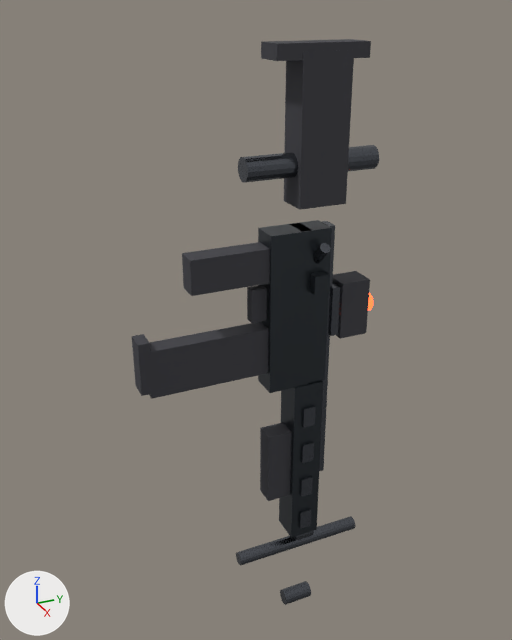
The OBJ model models/weapons/rifle.obj, before and after one commit.
Rendered twice from a 50 mm camera at (0.768, -0.376, 0.396) aimed at (-0.027, -0.019, -0.001). The lights are fixed; the arrows at lower left show +X, +Y and +Z. The picture after the commit comes second. Where no turn or scale is listed for an object, it has been applied to the vertices.

Objects in the first picture: 'Rifle_M4A1'.
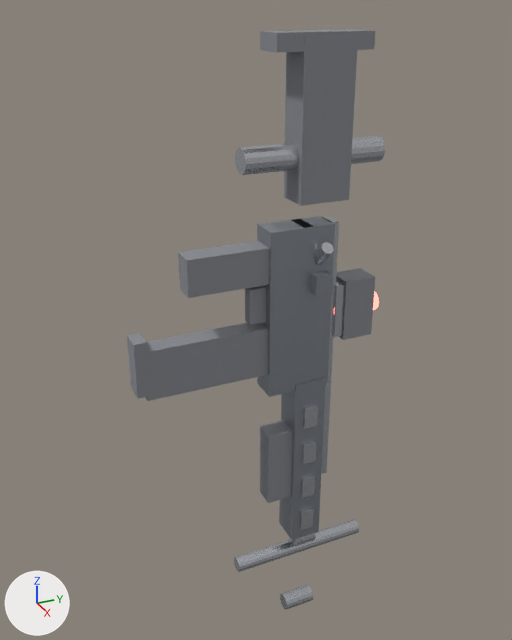
The change, as a list of edits to the scene's bpy script:
```text
Change mat_mat_rifleanodized:
    mat_mat_rifleanodized.base_color: (0.06, 0.07, 0.08) -> (0.35, 0.38, 0.42)  # dark grey #454b50 -> grey #a0a6ad
Change mat_mat_riflesteel:
    mat_mat_riflesteel.base_color: (0.12, 0.13, 0.15) -> (0.58, 0.6, 0.64)  # dark grey #61656c -> light grey #c8cbd1
Change mat_mat_riflepolymer:
    mat_mat_riflepolymer.base_color: (0.05, 0.05, 0.06) -> (0.26, 0.27, 0.3)  # dark grey #3f3f45 -> grey #8b8e95
Change me_rifle_m4a1:
    remove me_rifle_m4a1.from_pydata(...)  # 376 vertices, 246 faces; spans x -0.025..0.04, y -0.192..0.14, z -0.502..0.349
    add me_rifle_m4a1.from_pydata(...)  # 376 vertices, 246 faces; spans x -0.026..0.043, y -0.198..0.149, z -0.513..0.36
    me_rifle_m4a1 part 1: the loose piece of 8 vertices spanning x -0.019..0.019, y -0.019..0.039, z -0.09..0.13 is scaled about its middle by (1.05, 1.03, 1.05)
    me_rifle_m4a1 part 2: the loose piece of 8 vertices spanning x -0.018..0.018, y 0.024..0.066, z -0.09..0.13 is scaled about its middle by (1.06, 1.05, 1.05), then moved by (0.0, 0.003, 0.0)
    me_rifle_m4a1 part 3: the loose piece of 8 vertices spanning x 0.016..0.032, y 0.037..0.059, z 0.047..0.072 is moved by (0.002, 0.002, 0.0)
    me_rifle_m4a1 part 4: the loose piece of 32 vertices spanning x 0.008..0.04, y 0.041..0.055, z 0.084..0.116 is scaled about its middle by (1.07, 1.14, 1.07), then moved by (0.002, 0.002, 0.0)
    me_rifle_m4a1 part 5: the loose piece of 8 vertices spanning x -0.011..0.011, y 0.065..0.075, z -0.25..0.13 is scaled about its middle by (1.09, 1.2, 1.03), then moved by (0.0, 0.004, 0.0)
    me_rifle_m4a1 part 6: the loose piece of 8 vertices spanning x -0.015..0.015, y 0.074..0.086, z -0.025..0.045 is scaled about its middle by (1.07, 1.17, 1.07), then moved by (0.0, 0.006, 0.0)
    me_rifle_m4a1 part 7: the loose piece of 8 vertices spanning x -0.018..0.018, y 0.087..0.129, z -0.03..0.05 is scaled about its middle by (1.06, 1.07, 1.06), then moved by (0.0, 0.006, 0.0)
    me_rifle_m4a1 part 8: the loose piece of 32 vertices spanning x -0.013..0.013, y 0.075..0.14, z -0.003..0.023 is scaled about its middle by 1.08, then moved by (0.0, 0.006, 0.0)
    me_rifle_m4a1 part 9: the loose piece of 8 vertices spanning x -0.021..0.021, y 0.018..0.062, z -0.35..-0.09 is scaled about its middle by (1.05, 1.05, 1.04), then moved by (0.0, 0.002, 0.0)
    me_rifle_m4a1 part 10: the loose piece of 32 vertices spanning x -0.01..0.01, y -0.06..0.14, z -0.39..-0.37 is scaled about its middle by (1.1, 1.05, 1.1), then moved by (0.0, 0.002, -0.01)
    me_rifle_m4a1 part 11: the loose piece of 32 vertices spanning x -0.014..0.014, y 0.031..0.061, z -0.374..-0.346 is moved by (0.0, 0.002, -0.01)
    me_rifle_m4a1 part 12: the loose piece of 32 vertices spanning x -0.012..0.012, y 0.017..0.062, z -0.502..-0.478 is scaled about its middle by (1.08, 1.07, 1.08), then moved by (0.0, 0.002, -0.01)
    me_rifle_m4a1 part 13: the loose piece of 8 vertices spanning x -0.013..0.013, y -0.18..-0.01, z -0.062..0.003 is scaled about its middle by (1.08, 1.03, 1.05), then moved by (0.0, -0.003, 0.0)
    me_rifle_m4a1 part 14: the loose piece of 8 vertices spanning x -0.014..0.014, y -0.192..-0.177, z -0.055..0.015 is scaled about its middle by (1.07, 1.07, 1.06), then moved by (0.0, -0.005, 0.0)
    me_rifle_m4a1 part 15: the loose piece of 8 vertices spanning x -0.015..0.015, y -0.122..-0.007, z 0.068..0.113 is scaled about its middle by (1.07, 1.03, 1.07), then moved by (0.0, -0.003, 0.0)
    me_rifle_m4a1 part 16: 48 of 376 vertices moved; they spanned x -0.022..0.022, y -0.048..0.132, z 0.16..0.349 and now span x -0.023..0.023, y -0.051..0.139, z 0.165..0.36; mean shift (0.0, 0.002, 0.01); largest move (-0.022, 0.083, 0.34) -> (-0.023, 0.086, 0.355)
    other edits to the shape of me_rifle_m4a1 do not show in these pictures
```

Boxes (x1, y1, x2, y2) around the edits, measured in the pictures (512 x 640 px; the box of a moved part takes in the faces that stretch with it):
'Rifle_M4A1', recoloured, reshaped (dark grey to grey): before (132, 39, 379, 605); after (127, 29, 385, 610)
part 1 of me_rifle_m4a1, moved or reshaped: before (258, 223, 313, 393); after (257, 218, 315, 397)
part 2 of me_rifle_m4a1, moved or reshaped: before (290, 220, 332, 384); after (293, 216, 335, 383)
part 3 of me_rifle_m4a1, moved or reshaped: before (310, 271, 330, 295); after (311, 271, 333, 296)
part 4 of me_rifle_m4a1, moved or reshaped: before (313, 243, 330, 264); after (314, 242, 334, 265)
part 5 of me_rifle_m4a1, moved or reshaped: before (319, 221, 335, 471); after (321, 216, 339, 474)
part 6 of me_rifle_m4a1, moved or reshaped: before (329, 282, 341, 336); after (333, 279, 345, 337)
part 7 of me_rifle_m4a1, moved or reshaped: before (333, 271, 370, 339); after (336, 268, 375, 340)
part 8 of me_rifle_m4a1, moved or reshaped: before (368, 293, 373, 310); after (334, 291, 379, 312)
part 9 of me_rifle_m4a1, moved or reshaped: before (279, 381, 323, 538); after (279, 377, 326, 540)
part 10 of me_rifle_m4a1, moved or reshaped: before (236, 516, 355, 566); after (234, 519, 359, 572)
part 11 of me_rifle_m4a1, moved or reshaped: before (293, 530, 314, 541); after (290, 533, 315, 546)
part 12 of me_rifle_m4a1, moved or reshaped: before (280, 581, 311, 605); after (280, 585, 313, 610)
part 13 of me_rifle_m4a1, moved or reshaped: before (149, 322, 268, 399); after (145, 323, 268, 401)
part 14 of me_rifle_m4a1, moved or reshaped: before (132, 334, 153, 396); after (127, 333, 150, 399)
part 15 of me_rifle_m4a1, moved or reshaped: before (182, 242, 270, 296); after (178, 241, 269, 298)
part 16 of me_rifle_m4a1, moved or reshaped: before (238, 39, 379, 210); after (235, 29, 385, 206)
